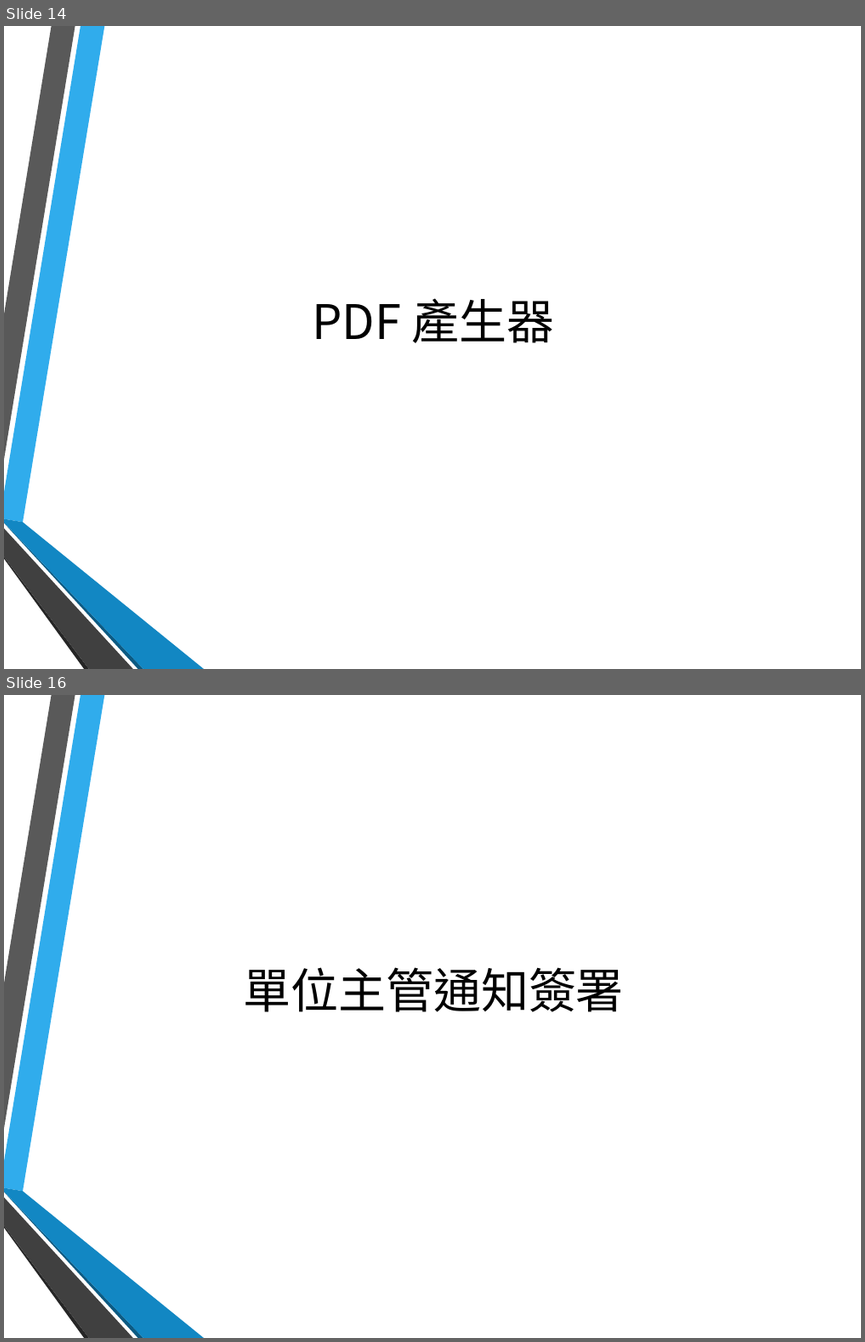
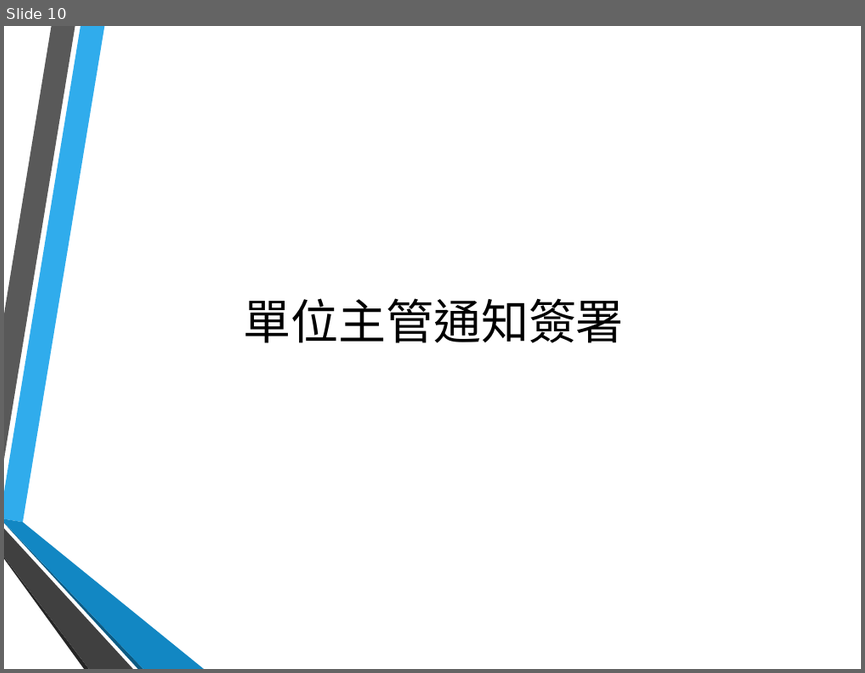
Before and after one commit to hsinewu/pia, a slide deck: Contest/FinalPresentation.pptx. Shown one above the other, each under a label of ours: slides 14 and 16 before the commit, slide 10 after it; the slides between them are not shown. The pictures are 865x1342 and 865x673 pixels, drawn with LibreOffice and Linux fonts; fonts in the diff are those of the drawing; background and template pictures are left out. Boxes give left, top, right and bottom in pixels: in the first picture for what was removed or moved away, otherwise in the second. Text is boxed around its words. In the diff, an @@ line names an element or a change of style, - is before the commit and + after.

```diff
--- a/Contest/FinalPresentation.pptx
+++ b/Contest/FinalPresentation.pptx
@@ slide 14 removed at box(4, 26, 861, 669), background picture (left out); not listed: 6 template elements that a slide beside it also shows @@
@@ title removed at box(313, 298, 555, 343) @@
-PDF 產生器
@@ what was slide 16 is now slide 10 @@
```
Also in this commit, not shown: 4 slides changed, 11 other slides removed.
